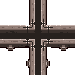
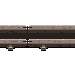
Two versions of the same layered image (75 × 75). Layer-by-layer changes:
showed "Calque 5", moved it above "Calque 5 copie" over <box>29,25,68,51</box>
hid "Calque 6" over <box>26,0,68,75</box>
